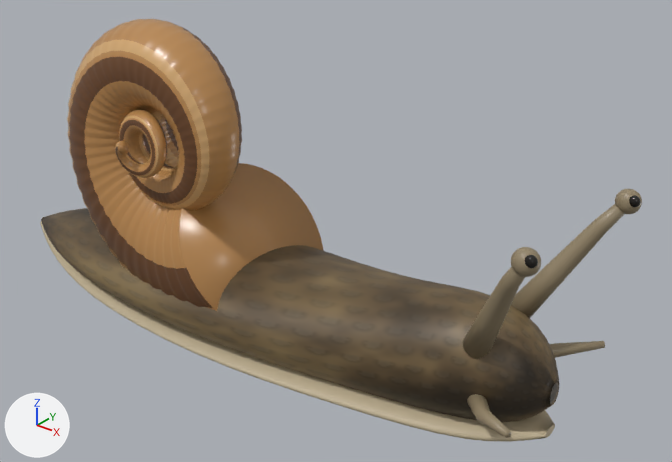
Before and after pictures for a commit that changed the glTF model assets/models/snail.glb.
Before and after are seen from a camera (50 mm lens) standing at (2.55, -2.65, 2.3) and looking at (0.36, 0.08, 0.61). Arrows for +X, +Y and +Z are at lower left; the lights stay in place. The older version comes first. Where no turn or scale is listed for an object, it has been applied to the vertices.

In view in the first picture: 'Continuous spiral shell', 'Lower tentacle', 'Muscular crawling foot', 'Pale sole edge', 'Upper tentacle', 'Upper tentacle.001' and 5 more.
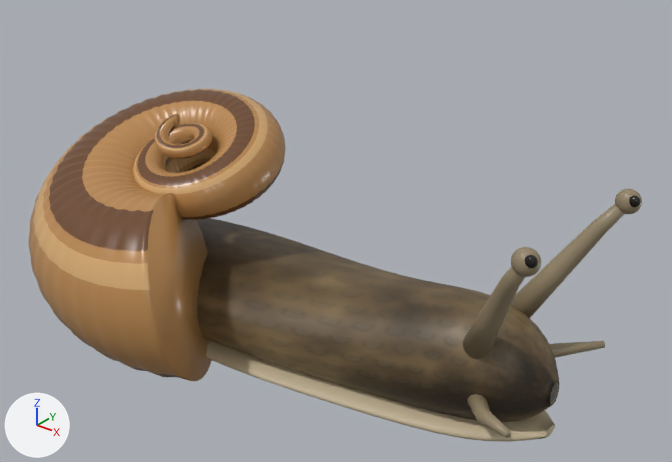
ob_shell_sway is not drawn itself; it is the parent of ob_continuous_spiral_shell.

Pixel boxes (x1, y1, x2, y2) of what changed, in the pictures (672 x 462 px):
'Continuous spiral shell', moved: before (67, 19, 323, 311); after (29, 88, 286, 381)

The edits, one by one:
In object 'Shell sway' (ob_shell_sway), parent is now set to ob_shell_tilt.
Object 'Shell sway' (ob_shell_sway) moves from (-0.35, 0.0, 0.91) to (0.0, 0.0, 0.0).
Object 'Shell tilt' (ob_shell_tilt) is new.
Its location is (-0.35, 0.0, 0.6).
Its rotation in degrees is (-69, 0, 0).
